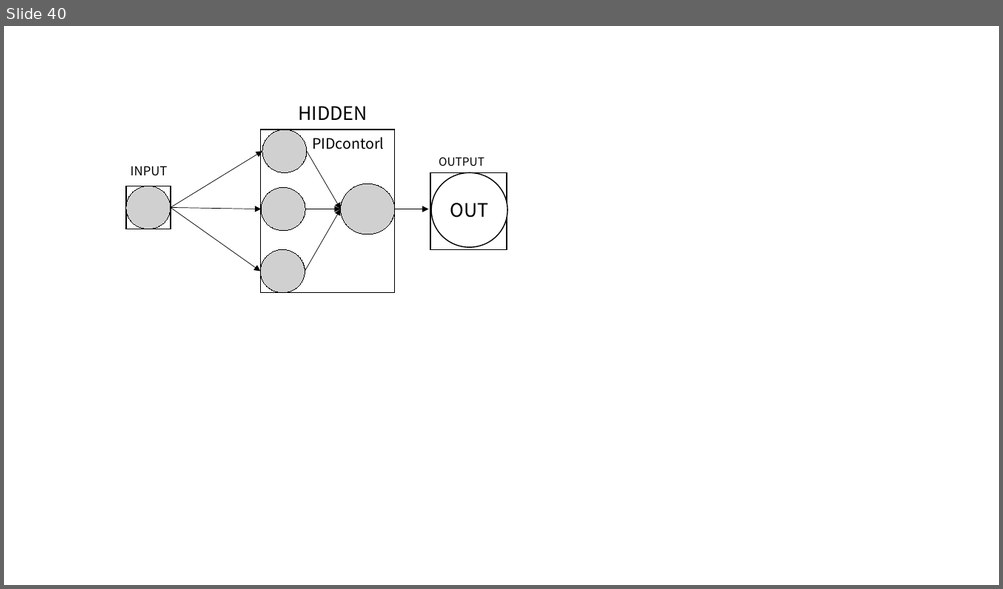
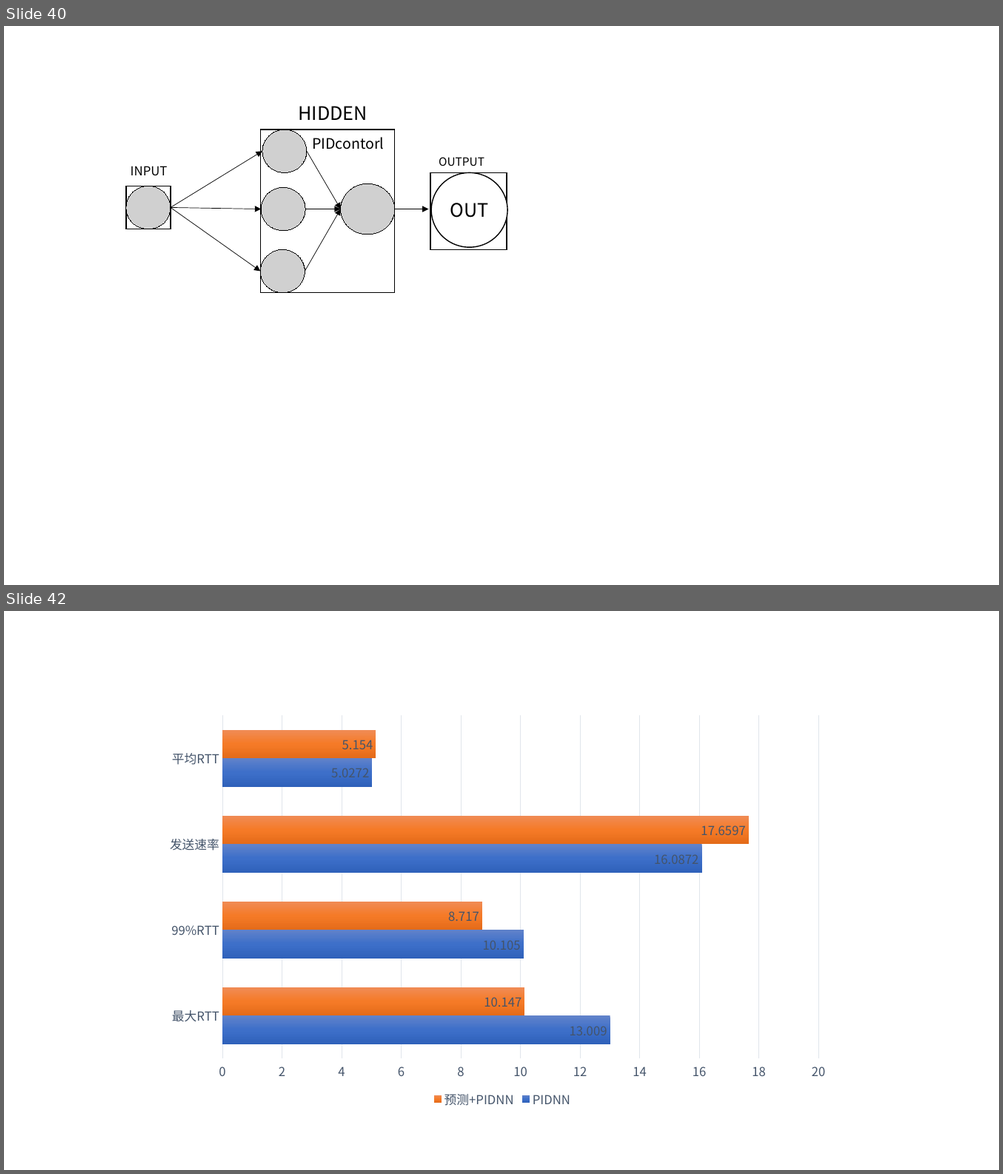
Before and after one commit to JinPeng-Zhang/DCN-LSTM_PID-congestion-control, a slide deck: paper/毕设思路 [自动保存的] [自动保存的].pptx. Shown one above the other, each under a label of ours: slide 40 before the commit, slides 40 and 42 after it; the slides between them are not shown. The pictures are 1003x589 and 1003x1174 pixels, drawn with LibreOffice and Linux fonts; fonts in the diff are those of the drawing; grey boxes stand for pictures. Boxes give left, top, right and bottom in pixels: in the first picture for what was removed or moved away, otherwise in the second. Text is boxed around its words. In the diff, an @@ line names an element or a change of style, - is before the commit and + after.

```diff
--- a/paper/毕设思路 [自动保存的] [自动保存的].pptx
+++ b/paper/毕设思路 [自动保存的] [自动保存的].pptx
@@ slide 42 added at [4,611,999,1170], background #FFFFFF @@
@@ bar chart added at [170,670,833,1113] @@
+categories: 最大RTT, 99%RTT, 发送速率, 平均RTT
+PIDNN: 13.009, 10.105, 16.0872, 5.0272
+预测+PIDNN: 10.147, 8.717, 17.6597, 5.154
```
Also in this commit, not shown: 1 other slide added, 3 other files.
